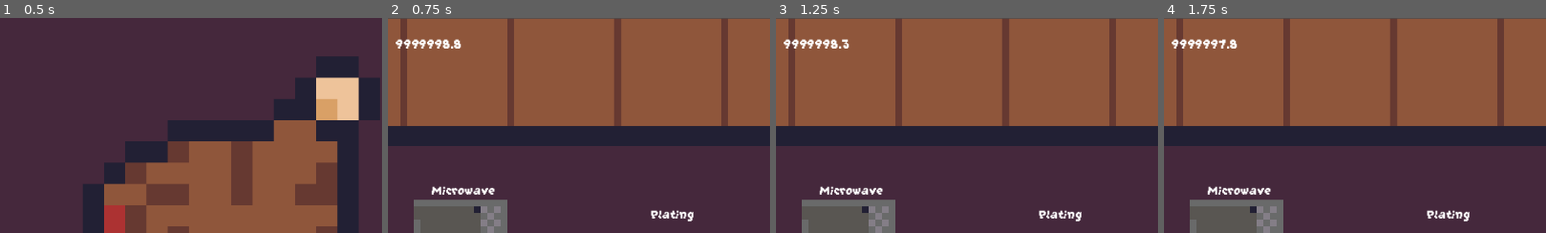
Above: before the commit, frames 1-4 (left to right).
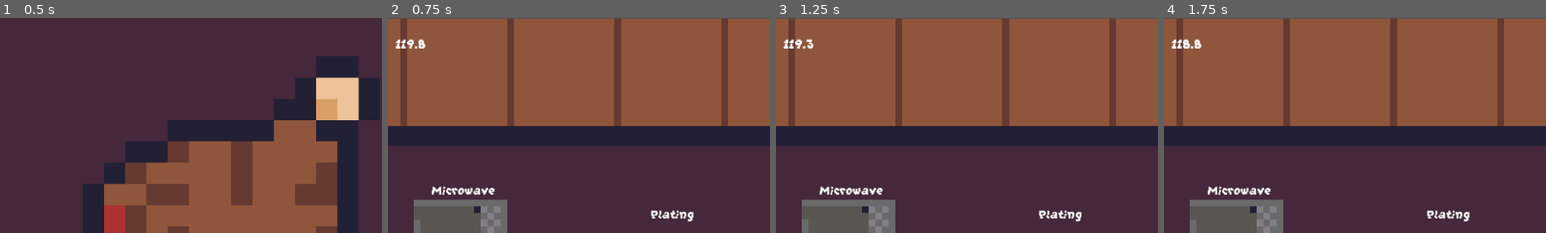
Above: after the commit, the same moments.

Repository: Sastingus/Team-name-GMTK-2026
Game: Godot game, scene res://scenes/worlds/main_menu.tscn
Same seed, same stepped clock (60 frames per second), same inputs: the game is played once before the commit and once after it.
Inputs (mouse positions are % of the whole screen's width and height, from its top left):
- Up to frame 1 (0.5 s): no input
- Up to frame 2 (0.75 s): click "Start" at 0.5 s
- Up to frame 3 (1.25 s): no input
- Up to frame 4 (1.75 s): tap Enter at 1.25 s; move the mouse to (72, 45) at 1.27 s; right-click (72, 45) at 1.35 s
The pictures show only the part of the screen within x 48-98%, y 0-50%; the shares and areas given below are measured in that part.

Frame 1 is identical in both runs. In frame 2, 0.5% of the frame differs, in the area x 2-20%, y 9-15%; in frame 3, 0.5%; in frame 4, 0.5%.

Commit message:
time at 2 minutes

Diff:
--- a/autoload/globals.gd
+++ b/autoload/globals.gd
@@ -12,7 +12,7 @@
 
 var in_game := false
 var game_timer := 0.0
-const GAME_TIME = 9999999
+const GAME_TIME = 120
 
 var current_station : Stations = Stations.KITCHEN
 
